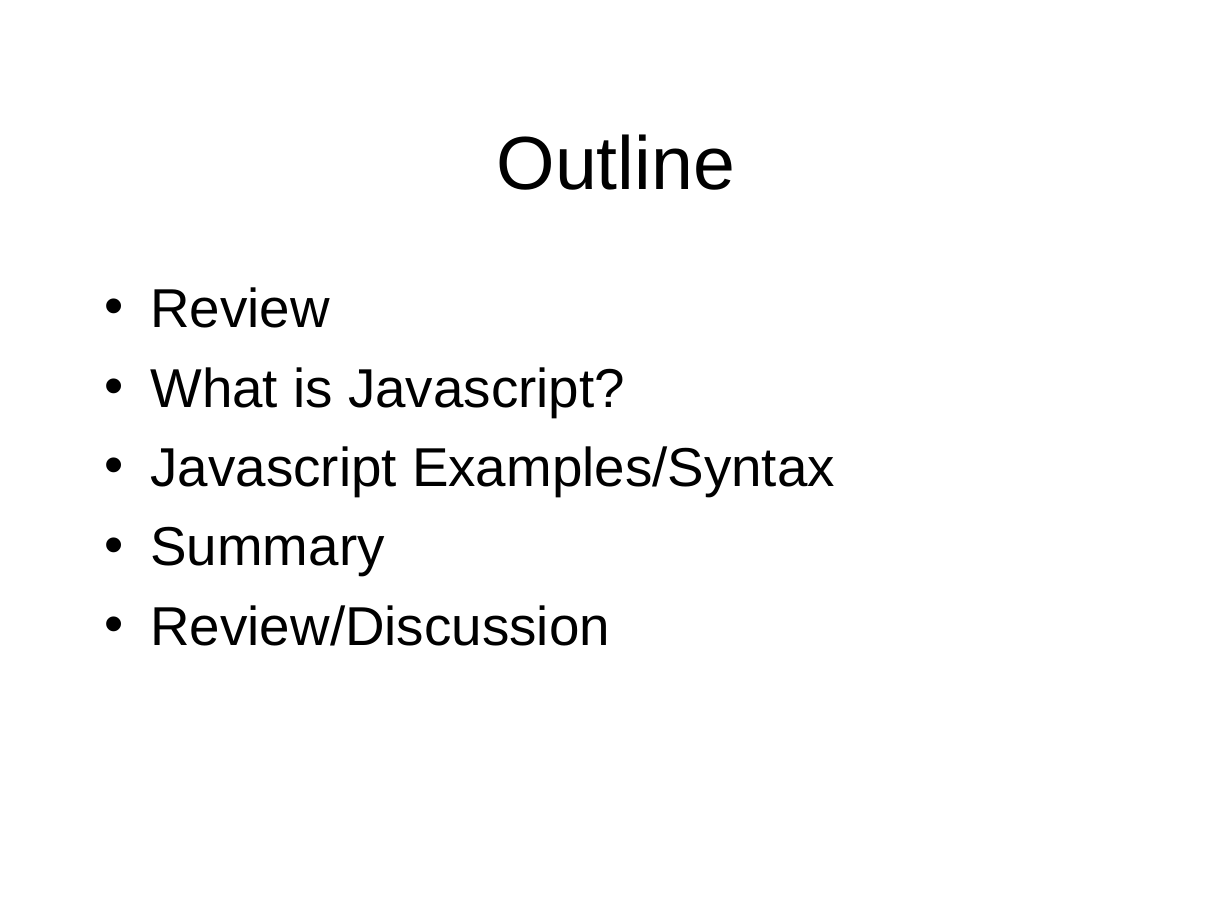
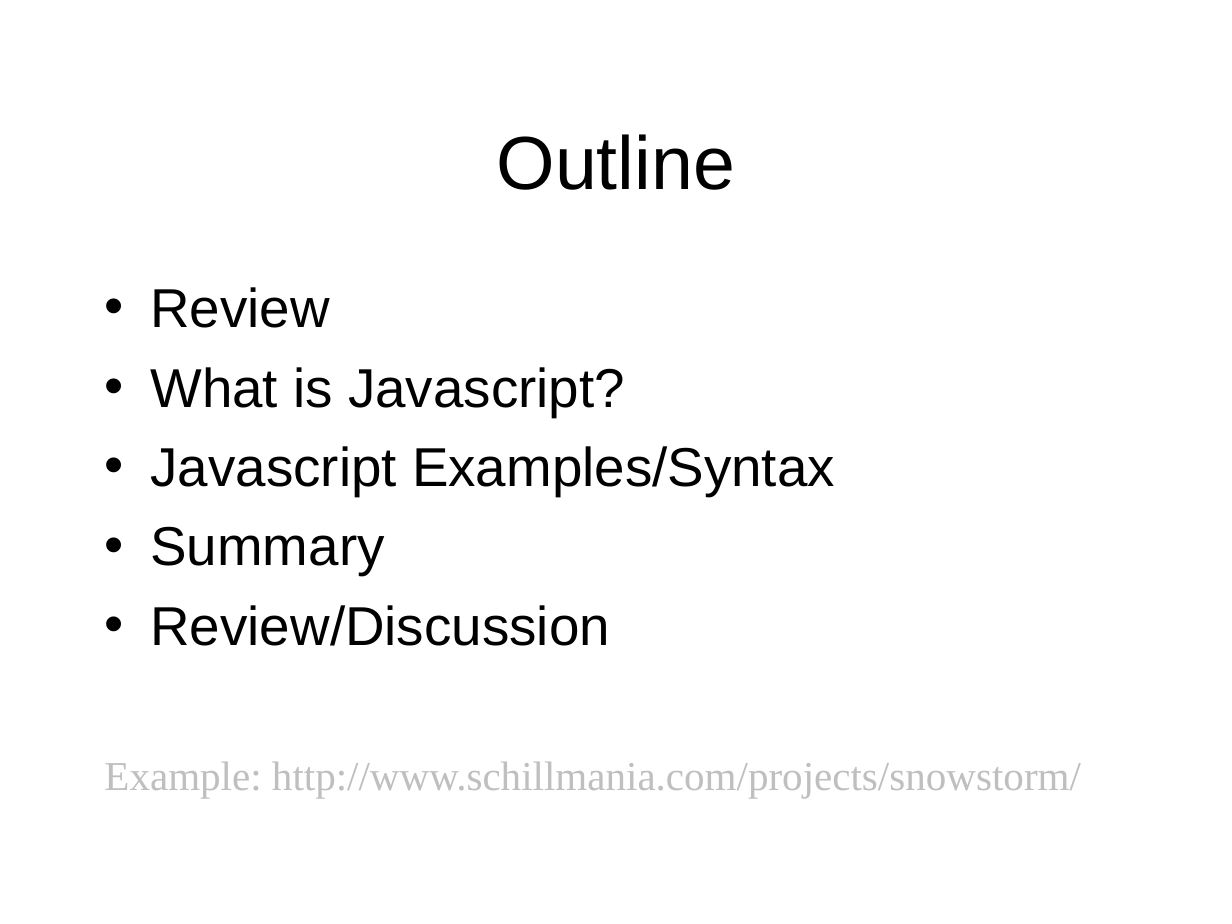
Before and after one commit to octaviordz/zjnu2017.github.io, a slide deck: slide 3 of WAD/lectures/090--Introduction.to.Javascript.pptx. Drawn at 1232x924 pixels with LibreOffice and Linux fonts; fonts in the diff are those of the drawing. Boxes give left, top, right and bottom in pixels: in the first picture for what was removed or moved away, otherwise in the second. Text is boxed around its words. In the diff, an @@ line names an element or a change of style, - is before the commit and + after.

```diff
--- a/WAD/lectures/090--Introduction.to.Javascript.pptx
+++ b/WAD/lectures/090--Introduction.to.Javascript.pptx
@@ text at (x1=104, y1=762, x2=1081, y2=798): paragraph added @@
+Example: http://www.schillmania.com/projects/snowstorm/
```
Also in this commit, not shown: 2 other files.
